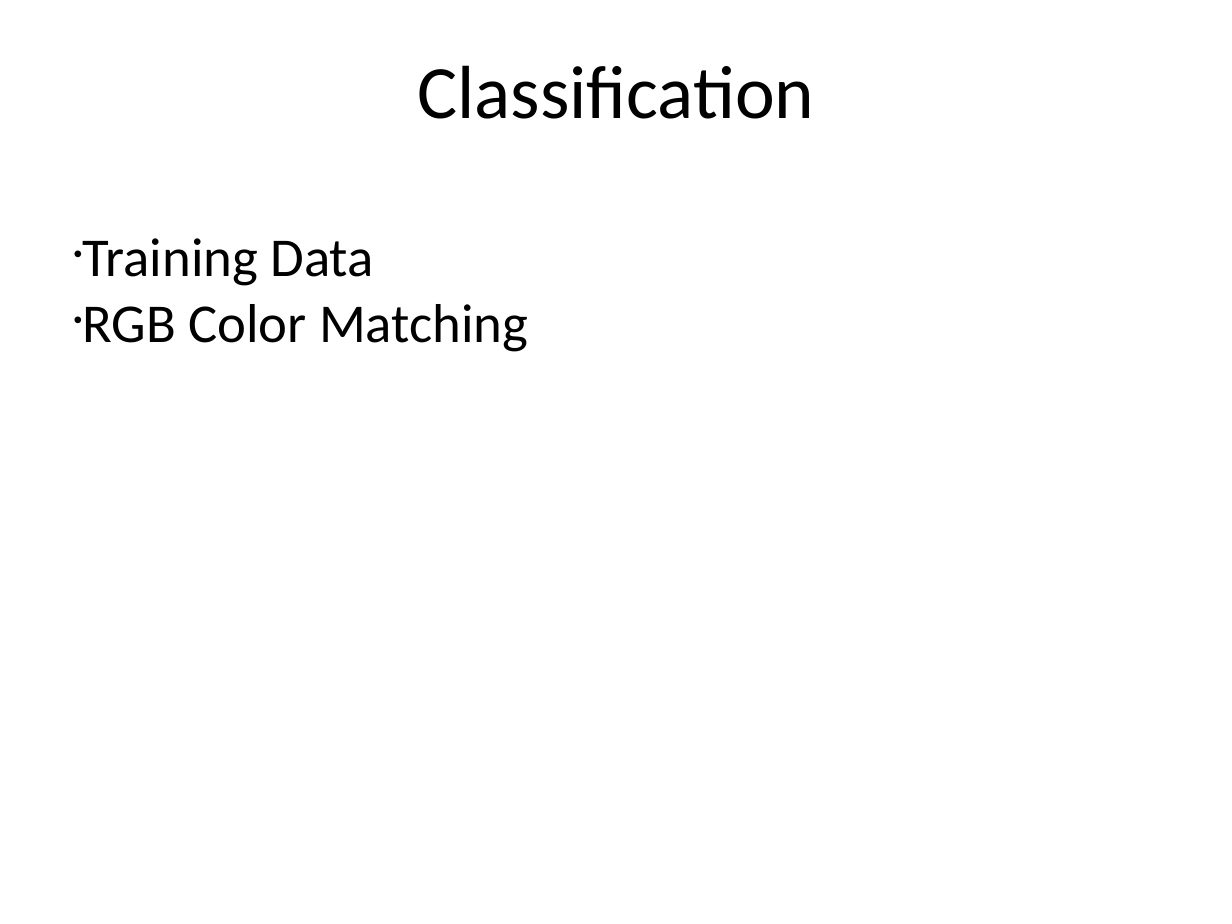
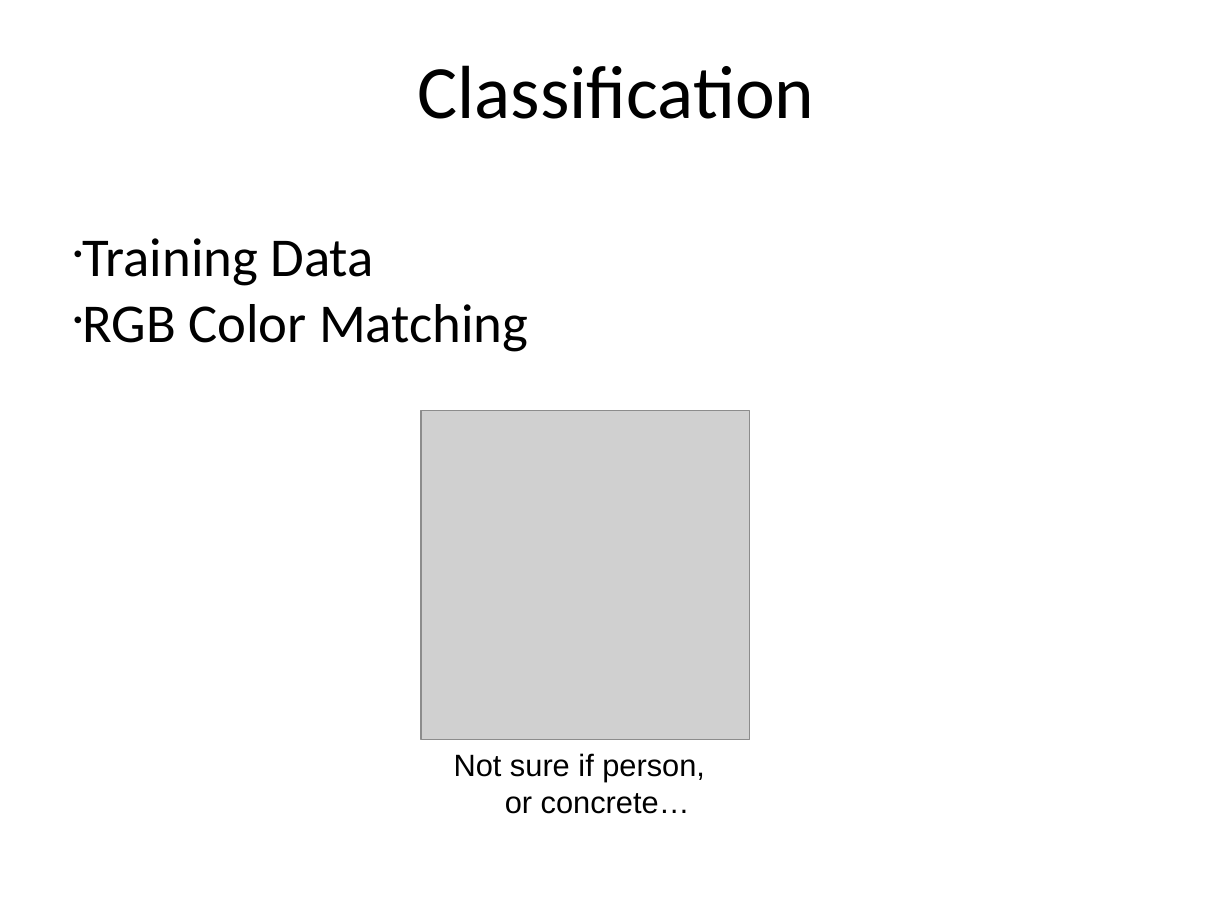
Before and after one commit to shangma/ComputerVisionFinalProject, a slide deck: slide 8 of Final Project.pptx (slide 7 before the commit). Drawn at 1232x924 pixels with LibreOffice and Linux fonts; fonts in the diff are those of the drawing; grey boxes stand for pictures. Boxes give left, top, right and bottom in pixels: in the first picture for what was removed or moved away, otherwise in the second. Text is boxed around its words. In the diff, an @@ line names an element or a change of style, - is before the commit and + after.

```diff
--- a/Final Project.pptx
+++ b/Final Project.pptx
@@ picture added at bbox=[421, 410, 750, 739] @@
@@ text added at bbox=[454, 753, 705, 814], 18 pt, text #000000 @@
+Not sure if person,
+or concrete…
```
Also in this commit, not shown: 4 other slides changed, 1 slide added.
